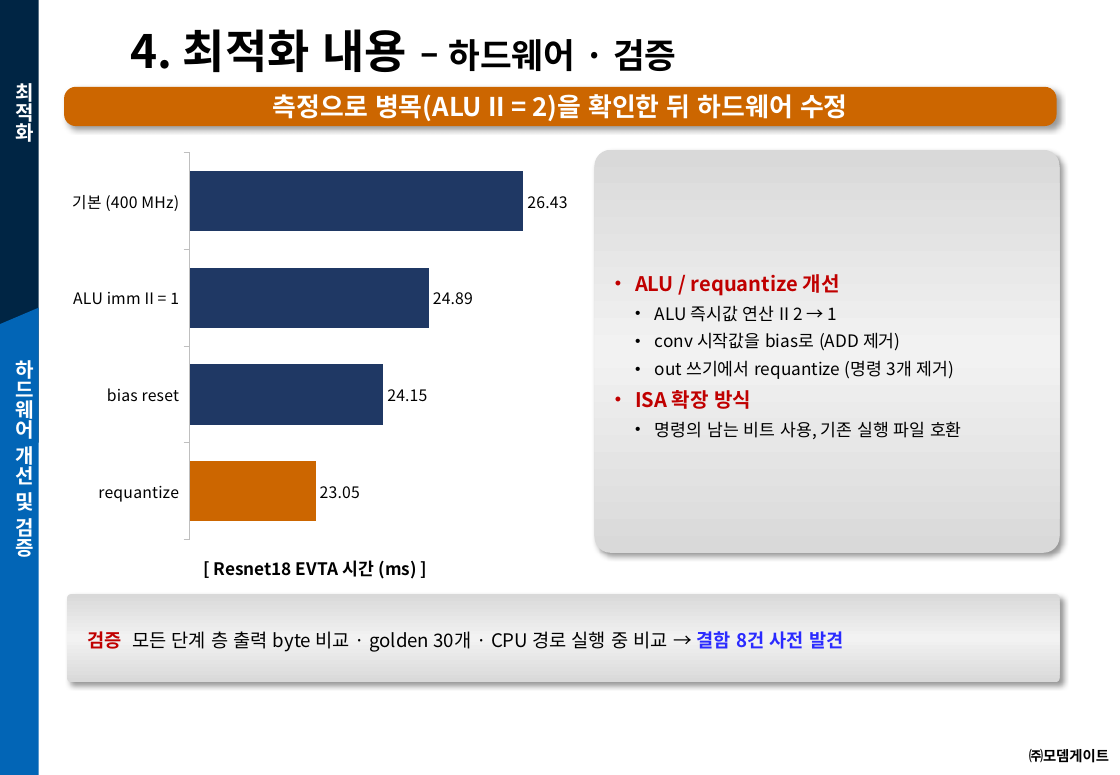
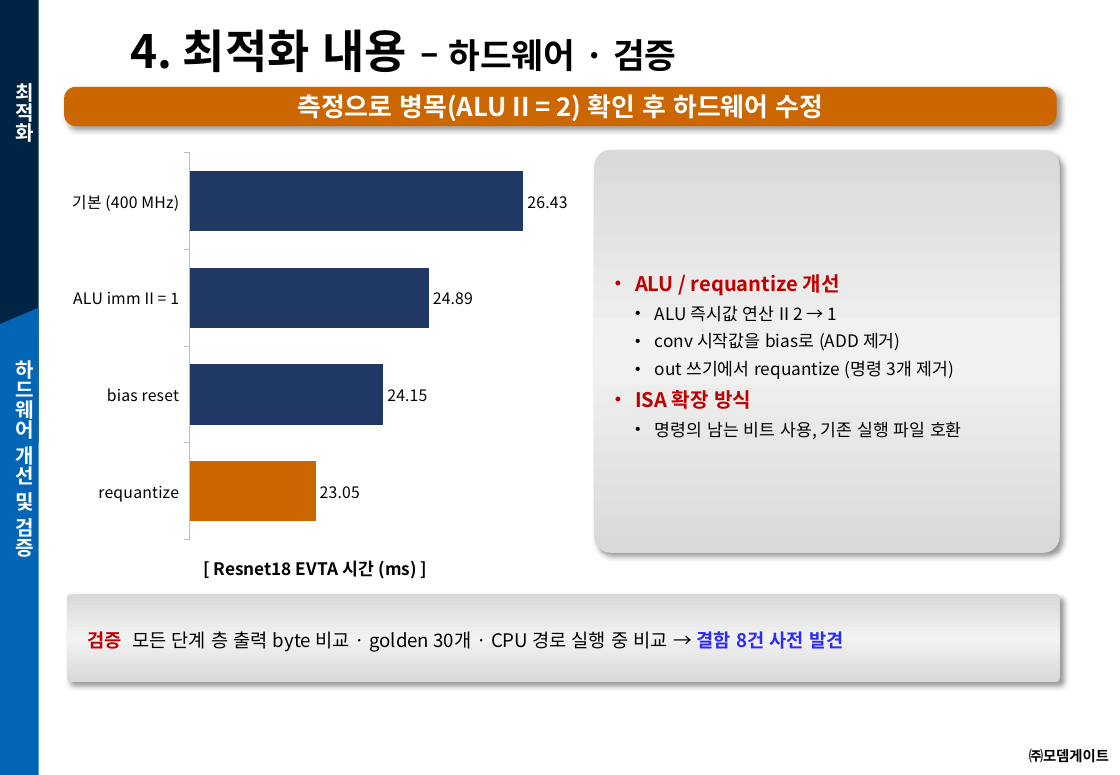
Before and after one commit to joungheo/nestc2_clion, a slide deck: slide 5 of docs/slides/resnet18_optimization_brief.pptx. Drawn at 1120x775 pixels with LibreOffice and Linux fonts; fonts in the diff are those of the drawing; background and template pictures are left out. Boxes give left, top, right and bottom in pixels: in the first picture for what was removed or moved away, otherwise in the second. Text is boxed around its words. In the diff, an @@ line names an element or a change of style, - is before the commit and + after.

```diff
--- a/docs/slides/resnet18_optimization_brief.pptx
+++ b/docs/slides/resnet18_optimization_brief.pptx
@@ text in rounded rectangle at box(297, 94, 824, 121): text changed @@
-측정으로 병목(ALU II = 2)을 확인한 뒤 하드웨어 수정
+측정으로 병목(ALU II = 2) 확인 후 하드웨어 수정
```
Also in this commit, not shown: 5 other slides changed, 2 slides added, 1 other file.
